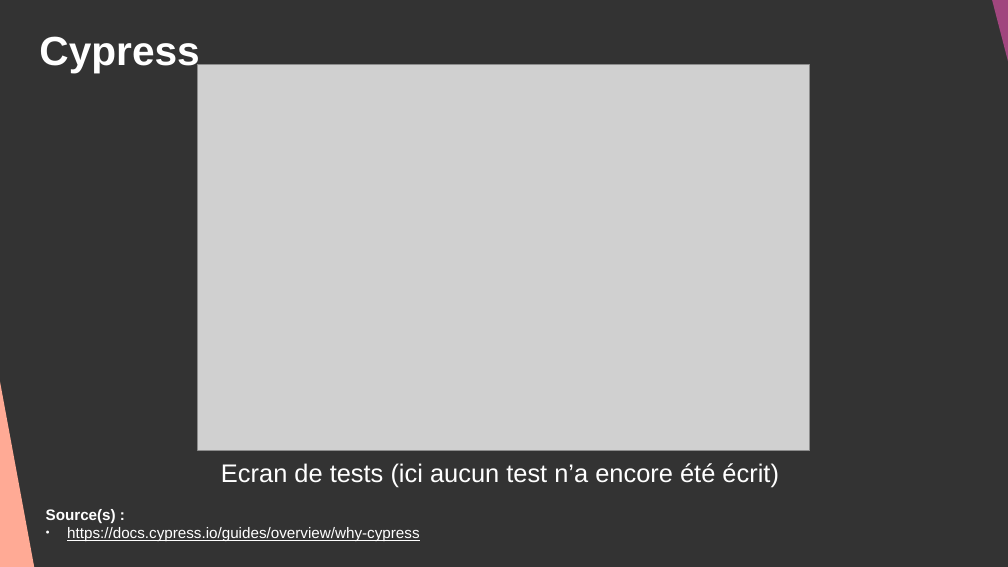
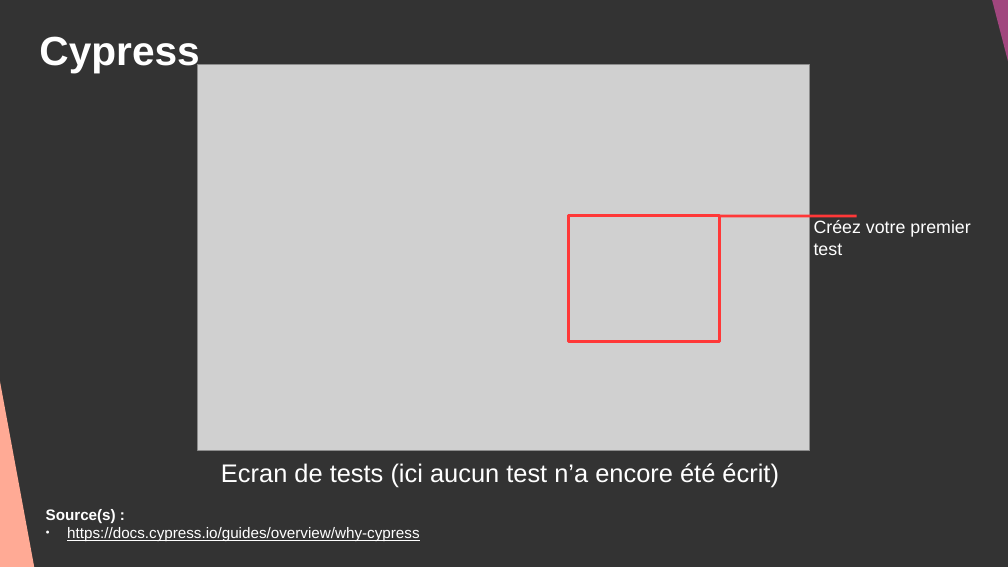
Before and after one commit to DanYellow/cours, a slide deck: slide 13 of developpement-front-s5/travaux-pratiques/numero-2/presentation.odp. Drawn at 1008x567 pixels with LibreOffice and Linux fonts; fonts in the diff are those of the drawing; grey boxes stand for pictures. Boxes give left, top, right and bottom in pixels: in the first picture for what was removed or moved away, otherwise in the second. Text is boxed around its words. In the diff, an @@ line names an element or a change of style, - is before the commit and + after.

```diff
--- a/developpement-front-s5/travaux-pratiques/numero-2/presentation.odp
+++ b/developpement-front-s5/travaux-pratiques/numero-2/presentation.odp
@@ rectangle added at [569, 216, 720, 342], outline #FF3838 2.3 pt @@
@@ line added from (857, 216) to (720, 216), #FF3838 2.3 pt @@
@@ text added at [814, 220, 970, 255], 14 pt, text #FFFFFF @@
+Créez votre premier test
```
Also in this commit, not shown: 4 other slides changed, 9 slides added, 2 slides removed, 7 other files.
